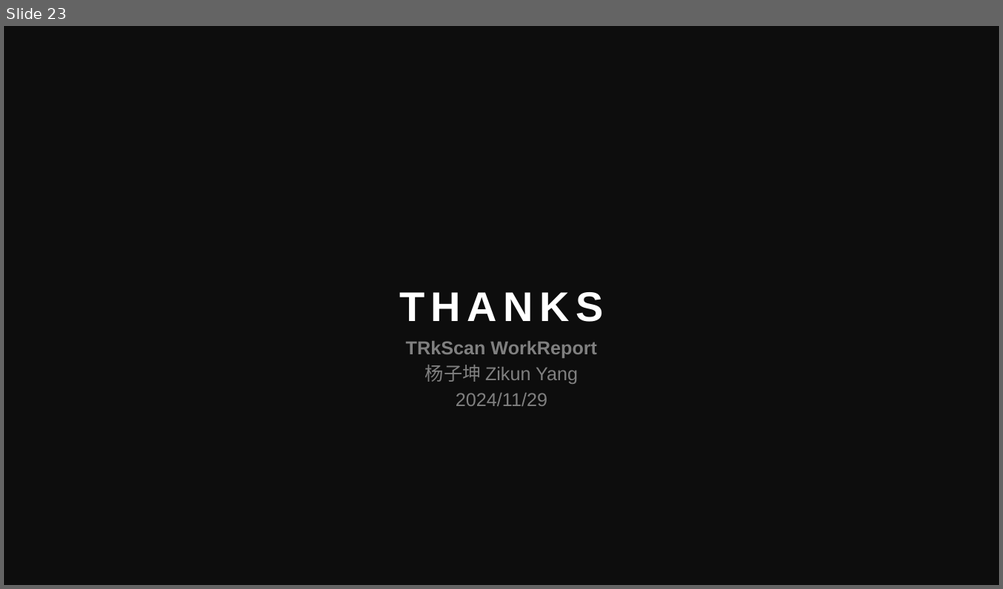
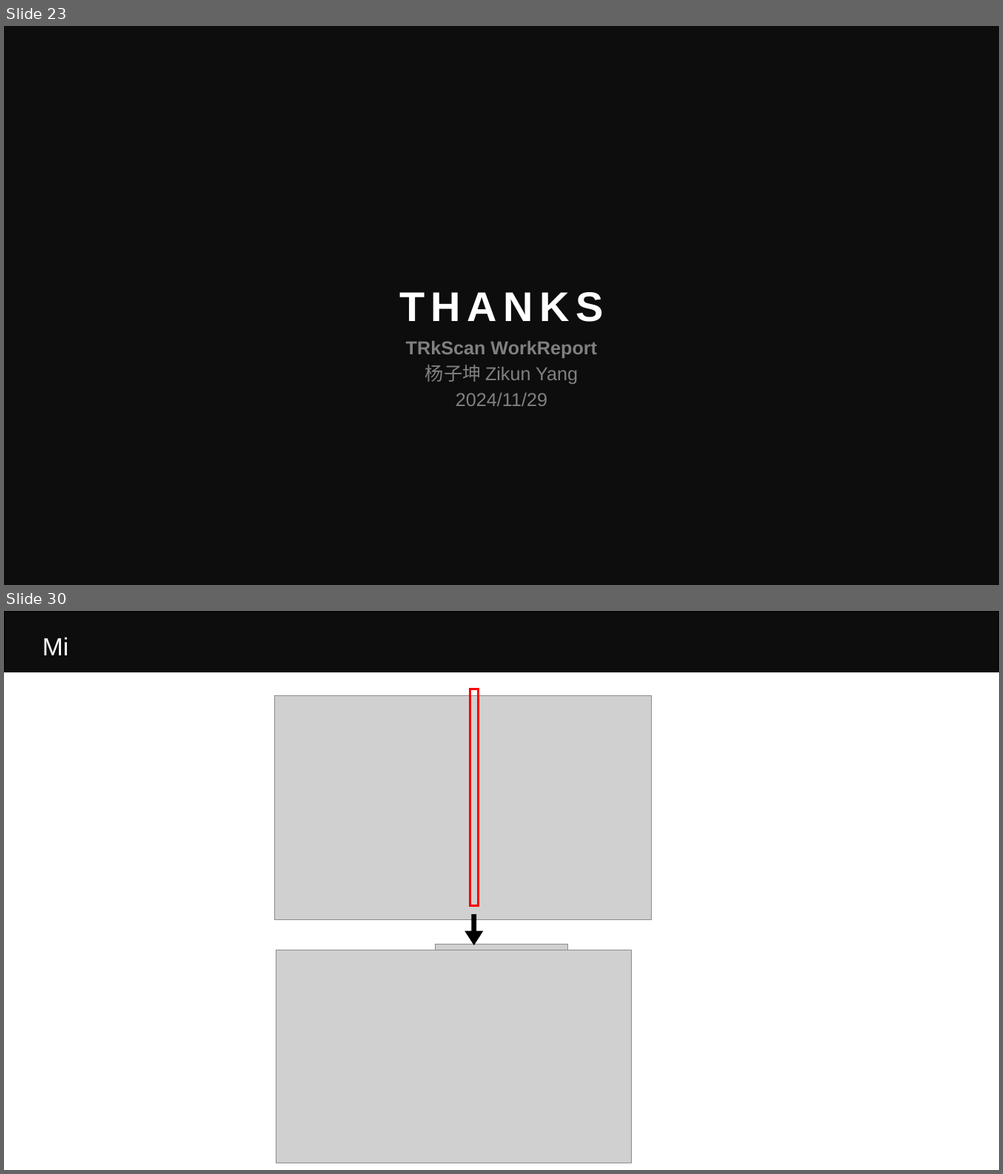
Before and after one commit to Eric-Y-S/TRkScan, a slide deck: WorkReport.pptx. Shown one above the other, each under a label of ours: slide 23 before the commit, slides 23 and 30 after it; the slides between them are not shown. The pictures are 1003x589 and 1003x1174 pixels, drawn with LibreOffice and Linux fonts; fonts in the diff are those of the drawing; grey boxes stand for pictures. Boxes give left, top, right and bottom in pixels: in the first picture for what was removed or moved away, otherwise in the second. Text is boxed around its words. In the diff, an @@ line names an element or a change of style, - is before the commit and + after.

```diff
--- a/WorkReport.pptx
+++ b/WorkReport.pptx
@@ slide 30 added at (4,611,999,1170), background #FFFFFF; not listed: 1 template element that a slide beside it also shows @@
@@ text added at (42,637,68,655), 24 pt, text #FFFFFF @@
+Mi
@@ picture added at (275,695,652,920) @@
@@ rectangle added at (469,689,478,906), outline #FF0000 2.25 pt @@
@@ right arrow added at (466,914,482,945), fill #000000, outline #000000 1 pt @@
@@ picture added at (276,951,632,1164) @@
@@ picture added at (435,945,567,1008) @@
```
Also in this commit, not shown: 19 other slides added, 54 other files.
